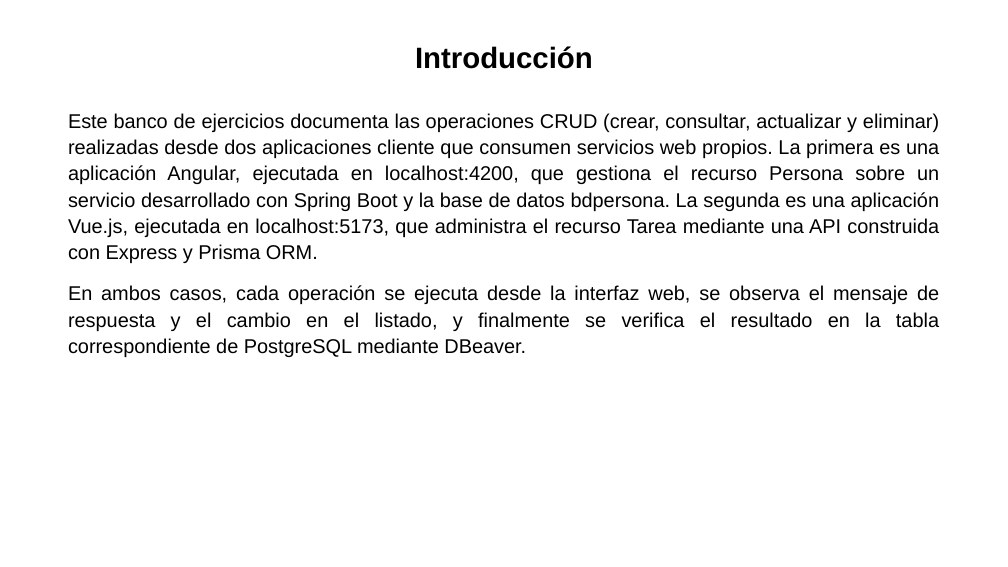
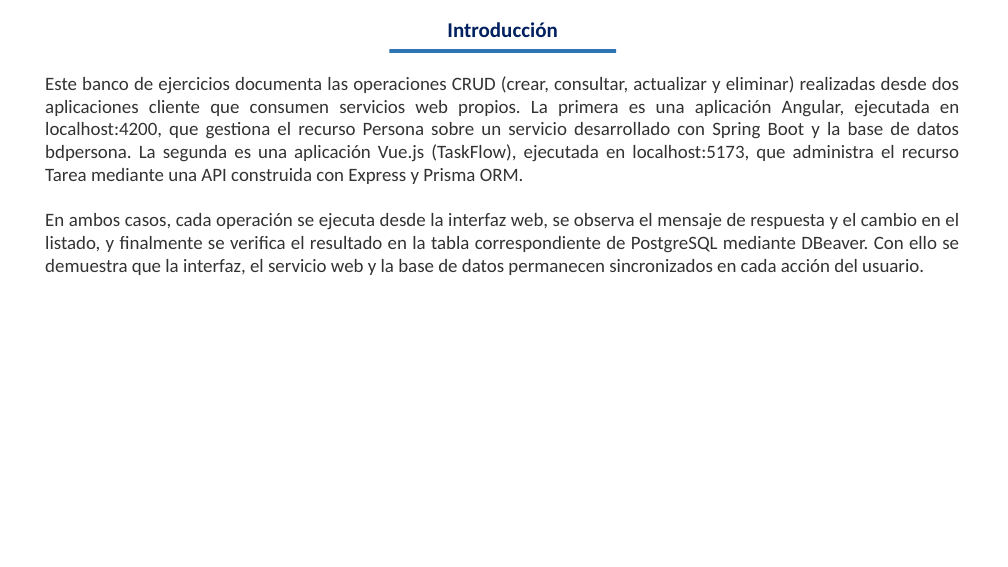
Before and after one commit to alondraS128/TBD_Tema-4, a slide deck: slide 2 of Actividad 4.3 Banco de ejercicios_AlondraSantis_TBD_5ISCM.pptx. Drawn at 1008x567 pixels with LibreOffice and Linux fonts; fonts in the diff are those of the drawing. Boxes give left, top, right and bottom in pixels: in the first picture for what was removed or moved away, otherwise in the second. Text is boxed around its words. In the diff, an @@ line names an element or a change of style, - is before the commit and + after.

```diff
--- a/Actividad 4.3 Banco de ejercicios_AlondraSantis_TBD_5ISCM.pptx
+++ b/Actividad 4.3 Banco de ejercicios_AlondraSantis_TBD_5ISCM.pptx
@@ text "Introducción" moved from (x1=415, y1=46, x2=593, y2=69) to (x1=447, y1=22, x2=557, y2=37) @@
@@ text "Introducción" at (x1=447, y1=22, x2=557, y2=37): size 28 to 20 pt, font Arial to Calibri, text colour #000000 to #002060 @@
@@ rectangle added at (x1=389, y1=49, x2=616, y2=53), fill #2E75B6 @@
@@ text at (x1=45, y1=76, x2=959, y2=275): text changed; size 19 to 18 pt; font Arial to Calibri; text colour #000000 to #333333 @@
-Este banco de ejercicios documenta las operaciones CRUD (crear, consultar, actualizar y eliminar) realizadas desde dos aplicaciones cliente que consumen servicios web propios. La primera es una aplicación Angular, ejecutada en localhost:4200, que gestiona el recurso Persona sobre un servicio desarrollado con Spring Boot y la base de datos bdpersona. La segunda es una aplicación Vue.js, ejecutada en localhost:5173, que administra el recurso Tarea mediante una API construida con Express y Prisma ORM.
-En ambos casos, cada operación se ejecuta desde la interfaz web, se observa el mensaje de respuesta y el cambio en el listado, y finalmente se verifica el resultado en la tabla correspondiente de PostgreSQL mediante DBeaver.
+Este banco de ejercicios documenta las operaciones CRUD (crear, consultar, actualizar y eliminar) realizadas desde dos aplicaciones cliente que consumen servicios web propios. La primera es una aplicación Angular, ejecutada en localhost:4200, que gestiona el recurso Persona sobre un servicio desarrollado con Spring Boot y la base de datos bdpersona. La segunda es una aplicación Vue.js (TaskFlow), ejecutada en localhost:5173, que administra el recurso Tarea mediante una API construida con Express y Prisma ORM.
+En ambos casos, cada operación se ejecuta desde la interfaz web, se observa el mensaje de respuesta y el cambio en el listado, y finalmente se verifica el resultado en la tabla correspondiente de PostgreSQL mediante DBeaver. Con ello se demuestra que la interfaz, el servicio web y la base de datos permanecen sincronizados en cada acción del usuario.
```
Also in this commit, not shown: 13 other slides changed, 8 slides added, 4 slides removed, 19 other files.
